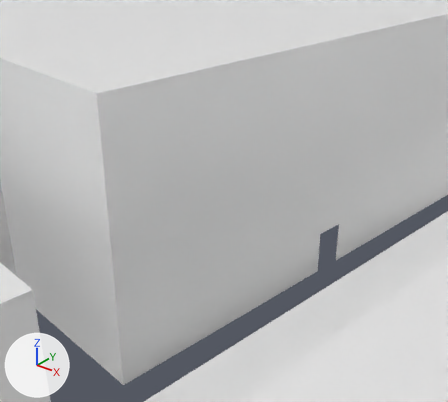
What one commit did to the glTF model public/models/street.glb.
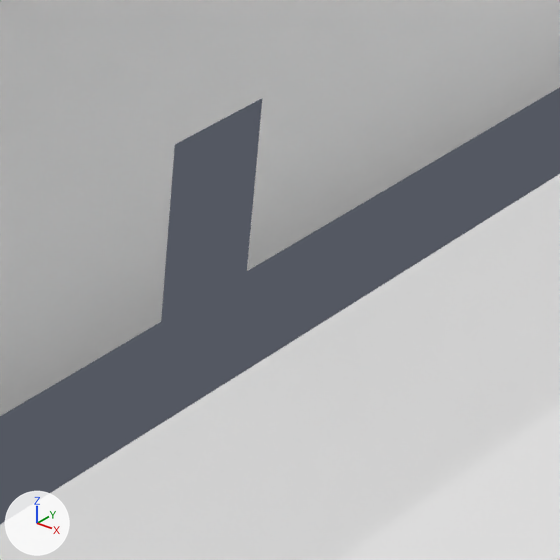
There are two pictures of each version: one from a 50 mm lens placed at (32.22, -31.92, 20.45), pointed at (10.83, -5.18, 3.86), one close up on the part from 63% to 90% of the width and 51% to 80% of the height. Every picture has the same lights, and +X, +Y and +Z are marked at lower left. The last two pictures show the newer version. Where no turn or scale is listed for an object, it has been applied to the vertices.

The first close-up shows 'osm_buildings', 'osm_commons', 'osm_roads'.
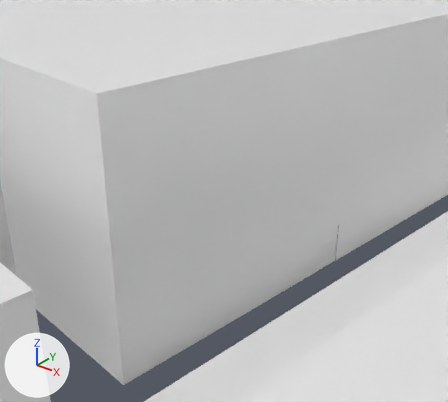
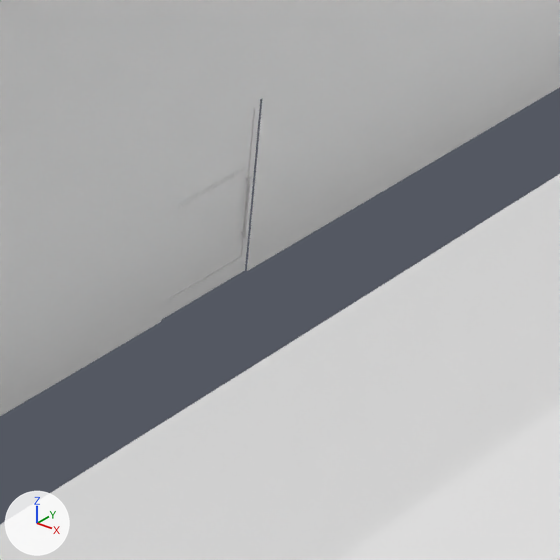
Boxes [x1, y1, x2, y2] around the edits, measured in the close-ups (560 x 560 px):
'prop_commons_door', added
    after: [161, 100, 260, 320]
'prop_commons_door__sign', added
    after: [178, 166, 245, 209]

Diff of the bpy script that builds the scene:
```diff
--- a/public/models/street.glb.py
+++ b/public/models/street.glb.py
@@ me_prop_commons_door__sign @@
+me_prop_commons_door__sign.from_pydata(...)  # 610 vertices, 1168 faces; spans x -0.089..0.096, y -0.673..0.682, z -0.04..0.051
@@ me_prop_commons_door @@
+me_prop_commons_door.from_pydata(...)  # 60 vertices, 96 faces; spans x -0.05..0.29, y 0.0..1.77, z 0.0..2.58
@@ ob_prop_commons_door__sign @@
+ob_prop_commons_door__sign = bpy.data.objects.new('prop_commons_door__sign', me_prop_commons_door__sign)
+ob_prop_commons_door__sign.location = (16.55, -2.17, 1.61)
@@ ob_prop_commons_door @@
+ob_prop_commons_door = bpy.data.objects.new('prop_commons_door', me_prop_commons_door)
+ob_prop_commons_door.location = (16.45, -3.06, 0.01)
```
